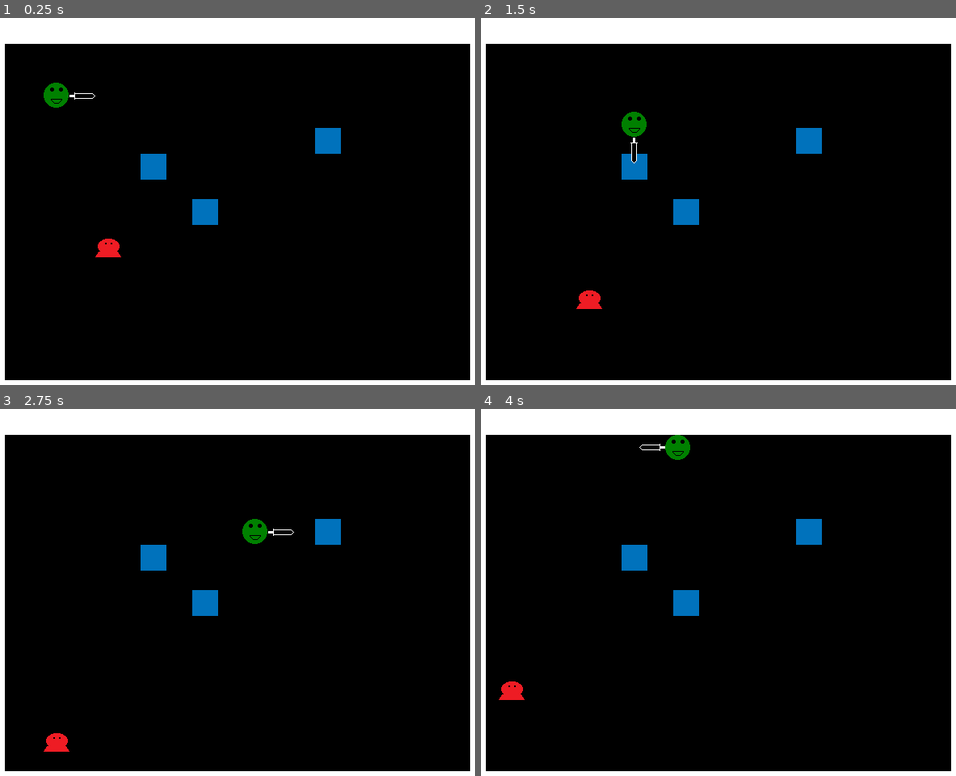
Above: before the commit, frames 1-4 (two rows, left to right).
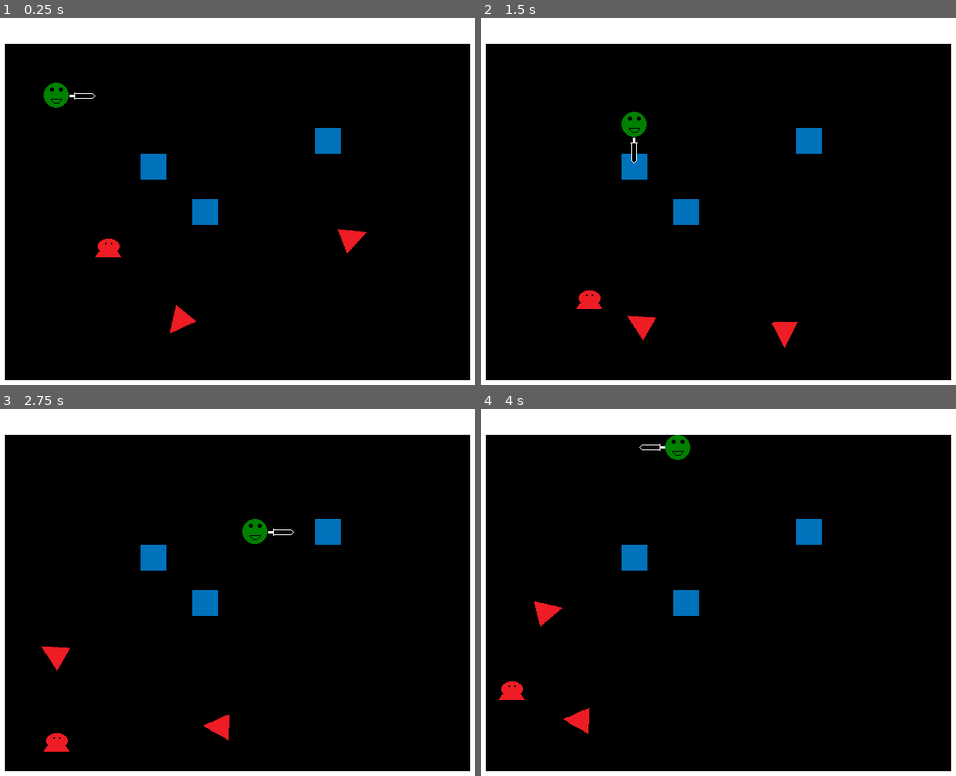
Above: after the commit, the same moments.

Repository: andOlga/game-off-2024
Game: Godot game, scene res://test_scene.tscn
Same seed, same stepped clock (60 frames per second), same inputs: the game is played once before the commit and once after it. Sound files missing from this copy of the repository are replaced by a short silence.
Inputs:
- Up to frame 1 (0.25 s): no input
- Up to frame 2 (1.5 s): tap Enter (action_pause) at 0.5 s; hold Right (move_right) 0.53-1.28 s; tap X (action_item) at 0.6 s; hold Down (move_down) from 1.28 s (still down); tap Space (action_select) at 1.35 s
- Up to frame 3 (2.75 s): release Down (move_down) at 2.03 s; hold Right (move_right) from 2.03 s (still down); tap Z (action_sword) at 2.1 s
- Up to frame 4 (4 s): release Right (move_right) at 2.78 s; hold Up (move_up) 2.78-3.53 s; tap X (action_item) at 2.85 s; hold Left (move_left) from 3.53 s (still down); tap Space (action_select) at 3.6 s

The runs differ from the first frame. In frame 1, 0.4% of the frame differs, in the area x 35-78%, y 57-86%; in frame 2, 0.4%; in frame 3, 0.4%; in frame 4, 0.4%, in the area x 11-23%, y 52-89%.

Commit message:
Re-implement Flyer enemy

Diff:
--- /dev/null
+++ b/game_objects/enemies/flyer.gd
@@ -0,0 +1,19 @@
+@icon("res://sprite_images/sFlyer.png")
+
+extends BaseEnemy
+
+@export var can_swim := false
+
+func _ready() -> void:
+	if can_swim:
+		set_collision_mask_value(2, false)
+	randomize_direction()
+
+func randomize_direction() -> void:
+	rotation_degrees = randi_range(0, 360)
+
+func _physics_process(delta: float) -> void:
+	velocity = transform.x * 120 * delta
+	var collision := move_and_collide(velocity)
+	if collision:
+		randomize_direction()
--- /dev/null
+++ b/game_objects/enemies/flyer.tscn
@@ -0,0 +1,13 @@
+[gd_scene load_steps=4 format=3 uid="uid://bagl5p3l6tq7l"]
+
+[ext_resource type="PackedScene" uid="uid://c8cpp5pfe3d1" path="res://game_objects/enemies/!base_enemy.tscn" id="1_th5db"]
+[ext_resource type="Script" uid="uid://dckxsif6k162p" path="res://game_objects/enemies/flyer.gd" id="2_aaj43"]
+[ext_resource type="Texture2D" uid="uid://crvhk5d8gncjv" path="res://sprite_images/sFlyer.png" id="2_nu6o0"]
+
+[node name="Flyer" instance=ExtResource("1_th5db")]
+script = ExtResource("2_aaj43")
+can_swim = false
+
+[node name="Sprite" parent="." index="0"]
+position = Vector2(16, 16)
+texture = ExtResource("2_nu6o0")
--- a/test_scene.tscn
+++ b/test_scene.tscn
@@ -1,10 +1,11 @@
-[gd_scene load_steps=6 format=3 uid="uid://bx2cxunaqj8tk"]
+[gd_scene load_steps=7 format=3 uid="uid://bx2cxunaqj8tk"]
 
 [ext_resource type="PackedScene" uid="uid://dydo5qirh645o" path="res://game_objects/player.tscn" id="1_uhqqe"]
 [ext_resource type="PackedScene" uid="uid://btg3mstd4ic4k" path="res://game_objects/obstacles/water.tscn" id="3_sasra"]
 [ext_resource type="PackedScene" uid="uid://be5awa77y8ldh" path="res://game_objects/obstacles/room_box.tscn" id="4_2nij2"]
 [ext_resource type="PackedScene" uid="uid://bqfoheuxld3pl" path="res://game_objects/enemies/hopper.tscn" id="4_coq8p"]
 [ext_resource type="PackedScene" uid="uid://dd4k87pwls1tp" path="res://utilities/pause_screen.tscn" id="5_2nij2"]
+[ext_resource type="PackedScene" uid="uid://bagl5p3l6tq7l" path="res://game_objects/enemies/flyer.tscn" id="6_7cbxl"]
 
 [node name="TestScene" type="Node2D"]
 
@@ -28,3 +29,10 @@
 position = Vector2(144, 264)
 
 [node name="RoomBox" parent="." instance=ExtResource("4_2nij2")]
+
+[node name="Flyer" parent="." instance=ExtResource("6_7cbxl")]
+position = Vector2(416, 272)
+can_swim = true
+
+[node name="Flyer2" parent="." instance=ExtResource("6_7cbxl")]
+position = Vector2(288, 352)
Not shown, added: game_objects/enemies/flyer.gd.uid
